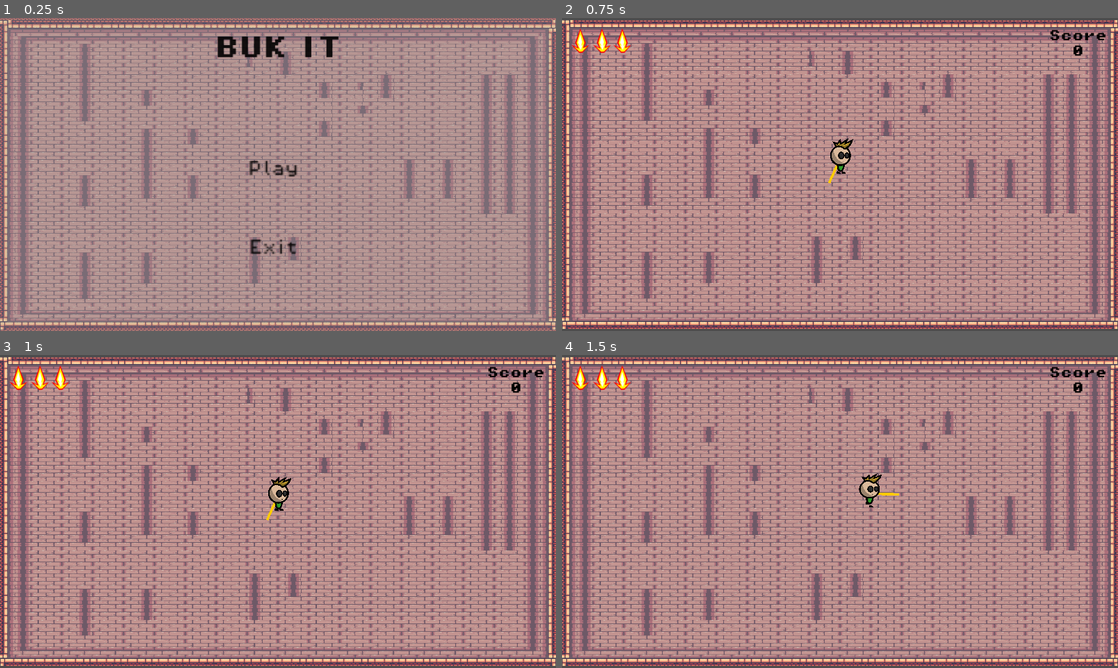
Above: before the commit, frames 1-4 (two rows, left to right).
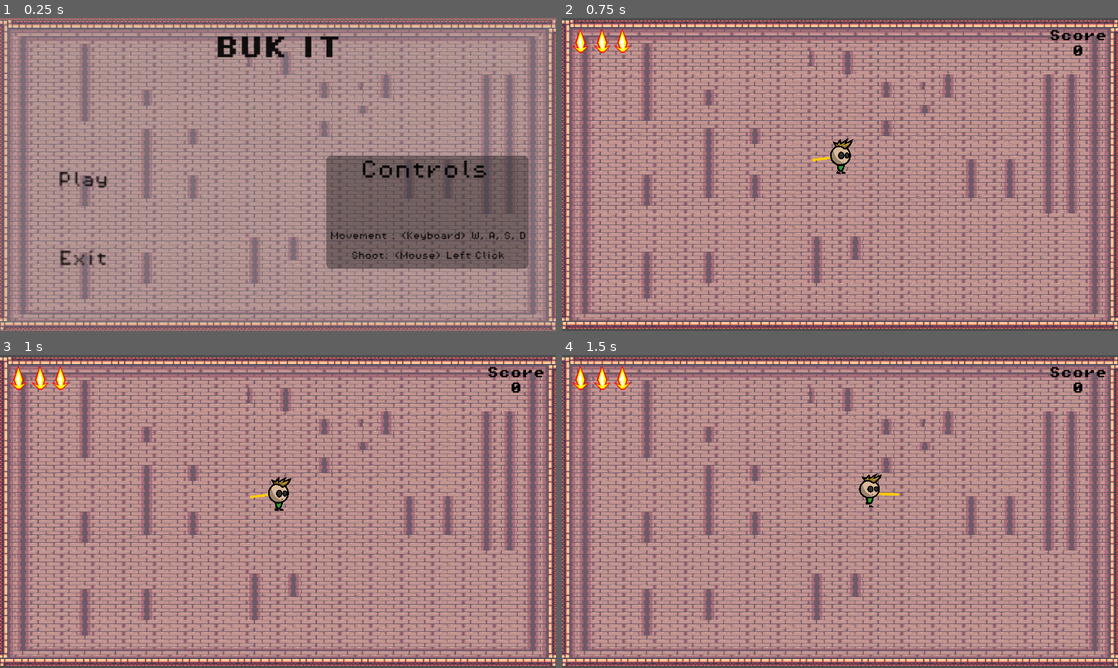
Above: after the commit, the same moments.

Repository: sachitnjk/BulletHellJam_5
Game: Godot game, scene res://Levels/MainMenu.tscn
Same seed, same stepped clock (60 frames per second), same inputs: the game is played once before the commit and once after it.
Inputs (mouse positions are in pixels of both pictures, inside the frame that each line leads up to):
- Up to frame 1 (0.25 s): no input
- Up to frame 2 (0.75 s): click "Play" at 0.5 s
- Up to frame 3 (1 s): no input
- Up to frame 4 (1.5 s): move the mouse to (962, 495) at 1.27 s; hold D (move_right) from 1.28 s (still down); click (962, 495) at 1.35 s

The runs differ from the first frame. In frame 1, 14% of the frame differs, in the area x 10-95%, y 44-81%; in frame 2, less than 0.1%; in frame 3, less than 0.1%; in frame 4, nothing differs.

Commit message:
Added controls scheme panel to main menu

Diff:
--- a/Levels/MainMenu.tscn
+++ b/Levels/MainMenu.tscn
@@ -26,6 +26,13 @@
 
 [sub_resource type="StyleBoxFlat" id="StyleBoxFlat_huye7"]
 bg_color = Color(0.239216, 0.239216, 0.239216, 0.588235)
+
+[sub_resource type="StyleBoxFlat" id="StyleBoxFlat_vy8qi"]
+bg_color = Color(0.133333, 0.133333, 0.133333, 0.443137)
+corner_radius_top_left = 10
+corner_radius_top_right = 10
+corner_radius_bottom_right = 10
+corner_radius_bottom_left = 10
 
 [node name="NinMainUiTest" type="Control"]
 layout_mode = 3
@@ -89,20 +96,20 @@
 anchor_top = 1.0
 anchor_right = 0.5
 anchor_bottom = 1.0
-offset_left = -281.0
-offset_top = -478.0
-offset_right = 281.0
-offset_bottom = -32.0
+offset_left = -523.0
+offset_top = -410.0
+offset_right = -272.0
+offset_bottom = -89.0
 grow_horizontal = 2
 grow_vertical = 0
 theme_override_styles/panel = SubResource("StyleBoxFlat_77kj7")
 
 [node name="Play" type="Button" parent="BasePanel/ButtonsPanel"]
 layout_mode = 2
-offset_left = 181.0
-offset_top = 113.0
-offset_right = 271.0
-offset_bottom = 144.0
+offset_left = 29.0
+offset_top = 68.0
+offset_right = 119.0
+offset_bottom = 99.0
 scale = Vector2(2, 2)
 size_flags_horizontal = 4
 theme_override_colors/font_color = Color(0, 0, 0, 0.905882)
@@ -113,10 +120,10 @@
 
 [node name="Exit" type="Button" parent="BasePanel/ButtonsPanel"]
 layout_mode = 2
-offset_left = 181.0
-offset_top = 276.0
-offset_right = 271.0
-offset_bottom = 307.0
+offset_left = 29.0
+offset_top = 231.0
+offset_right = 119.0
+offset_bottom = 262.0
 scale = Vector2(2, 2)
 size_flags_horizontal = 4
 theme_override_colors/font_color = Color(0, 0, 0, 0.905882)
@@ -124,6 +131,41 @@
 theme_override_styles/normal = SubResource("StyleBoxFlat_taxsl")
 theme_override_styles/hover = SubResource("StyleBoxFlat_huye7")
 text = "Exit"
+
+[node name="ControlSchemePanel" type="Panel" parent="BasePanel"]
+layout_mode = 0
+offset_left = 676.0
+offset_top = 285.0
+offset_right = 1095.0
+offset_bottom = 519.0
+theme_override_styles/panel = SubResource("StyleBoxFlat_vy8qi")
+
+[node name="Label" type="Label" parent="BasePanel/ControlSchemePanel"]
+layout_mode = 0
+offset_left = 71.0
+offset_top = 4.0
+offset_right = 336.0
+offset_bottom = 59.0
+theme_override_colors/font_color = Color(0, 0, 0, 1)
+theme_override_fonts/font = ExtResource("4_s7nu0")
+theme_override_font_sizes/font_size = 40
+text = "Controls"
+horizontal_alignment = 1
+vertical_alignment = 1
+
+[node name="Label2" type="Label" parent="BasePanel/ControlSchemePanel"]
+layout_mode = 0
+offset_left = 8.0
+offset_top = 142.0
+offset_right = 414.0
+offset_bottom = 234.0
+theme_override_colors/font_color = Color(0, 0, 0, 1)
+theme_override_fonts/font = ExtResource("4_s7nu0")
+text = "Movement : (Keyboard) W, A, S, D
+
+Shoot: (Mouse) Left Click"
+horizontal_alignment = 1
+vertical_alignment = 1
 
 [node name="Temp_GM" type="Node" parent="."]
 script = ExtResource("2_3eq4p")
--- a/Levels/NinTestingScene.tscn
+++ b/Levels/NinTestingScene.tscn
@@ -27,27 +27,24 @@
 
 [node name="Camera2D" type="Camera2D" parent="."]
 
-[node name="EnemySpawner_Walker" type="Node" parent="." node_paths=PackedStringArray("sceneCam", "moveToNode")]
+[node name="EnemySpawner_Walker" type="Node" parent="." node_paths=PackedStringArray("sceneCam")]
 script = ExtResource("2_yx8gk")
 enemyPrefab = ExtResource("2_xaqni")
 sceneCam = NodePath("../Camera2D")
-moveToNode = NodePath("../Player")
 initialSpawnDelay = 2.0
 delayBetweenSpawns = 3.0
 
-[node name="EnemySpawner_TurretWalker" type="Node" parent="." node_paths=PackedStringArray("sceneCam", "moveToNode")]
+[node name="EnemySpawner_TurretWalker" type="Node" parent="." node_paths=PackedStringArray("sceneCam")]
 script = ExtResource("2_yx8gk")
 enemyPrefab = ExtResource("2_w3uen")
 sceneCam = NodePath("../Camera2D")
-moveToNode = NodePath("../Player")
 initialSpawnDelay = 4.0
 delayBetweenSpawns = 5.0
 
-[node name="EnemySpawner_WanderShooter" type="Node" parent="." node_paths=PackedStringArray("sceneCam", "moveToNode")]
+[node name="EnemySpawner_WanderShooter" type="Node" parent="." node_paths=PackedStringArray("sceneCam")]
 script = ExtResource("2_yx8gk")
 enemyPrefab = ExtResource("4_djeeg")
 sceneCam = NodePath("../Camera2D")
-moveToNode = NodePath("../Player")
 initialSpawnDelay = 11.0
 delayBetweenSpawns = 8.0
 
Not shown: 1 places in Levels/MainMenu.tscn that only renumber resources
